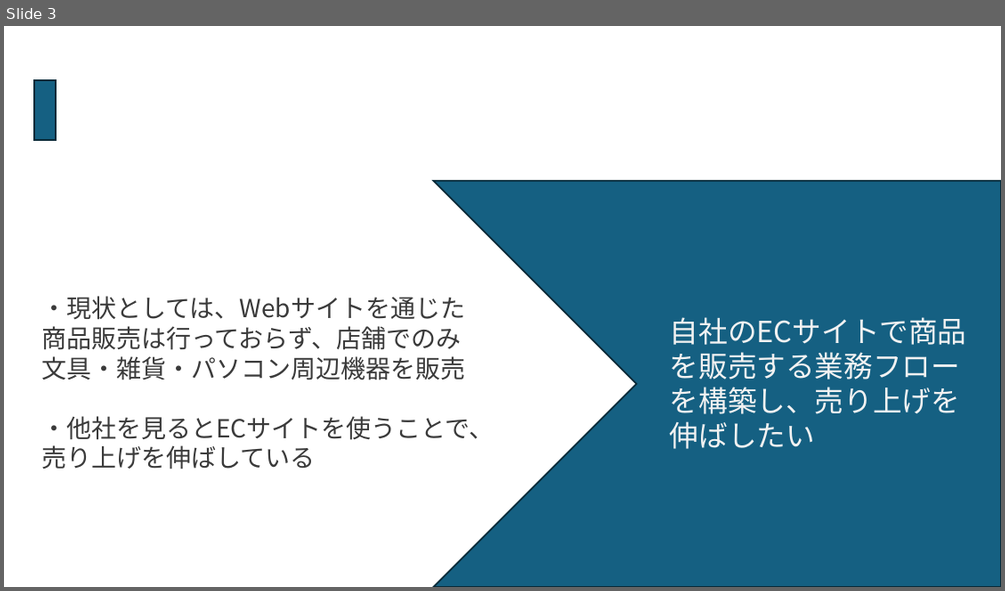
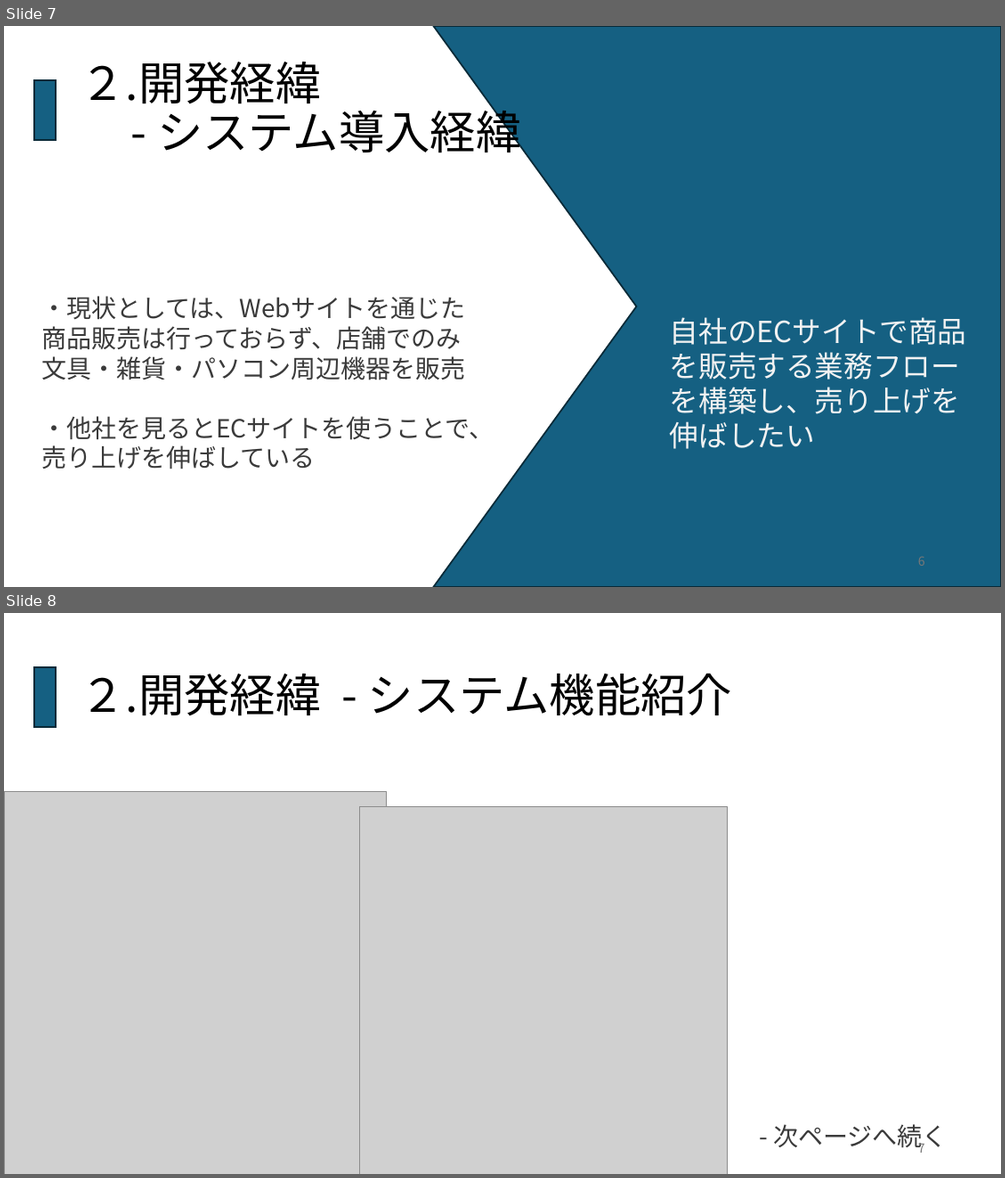
Before and after one commit to kanavii3333/ec-b, a slide deck: plan/最終課題_発表プレゼンテーション .pptx. Shown one above the other, each under a label of ours: slide 3 before the commit, slides 7 and 8 after it. The pictures are 1005x591 and 1005x1178 pixels, drawn with LibreOffice and Linux fonts; fonts in the diff are those of the drawing; grey boxes stand for pictures. Boxes give left, top, right and bottom in pixels: in the first picture for what was removed or moved away, otherwise in the second. Text is boxed around its words. In the diff, an @@ line names an element or a change of style, - is before the commit and + after.

```diff
--- a/plan/最終課題_発表プレゼンテーション .pptx
+++ b/plan/最終課題_発表プレゼンテーション .pptx
@@ slide 8 added at [4, 613, 1001, 1174], background #FFFFFF @@
@@ rectangle added at [34, 667, 56, 727], fill #156082, outline #092A39 1.5 pt @@
@@ title added at [80, 673, 732, 716], 44 pt, text #000000 @@
+２.開発経緯 - システム機能紹介
@@ picture added at [4, 792, 386, 1174] @@
@@ picture added at [360, 807, 727, 1174] @@
@@ text added at [773, 1124, 947, 1152], 24 pt, text #3A3A3A @@
+- 次ページへ続く
@@ page number added at [918, 1143, 925, 1152], 12 pt, text #797979 @@
+7
@@ what was slide 3 is now slide 7 @@
@@ slide 7 changed as well @@
@@ freeform shape: place and size @@
-freeform shape at [433, 181, 1001, 587]
+freeform shape at [433, 26, 1001, 587]
@@ title added at [80, 62, 521, 153], 44 pt, text #000000 @@
+２.開発経緯
+- システム導入経緯
@@ page number added at [918, 556, 925, 565], 12 pt, text #797979 @@
+6
```
Also in this commit, not shown: 3 other slides changed, 14 other slides added, 4 slides removed.
